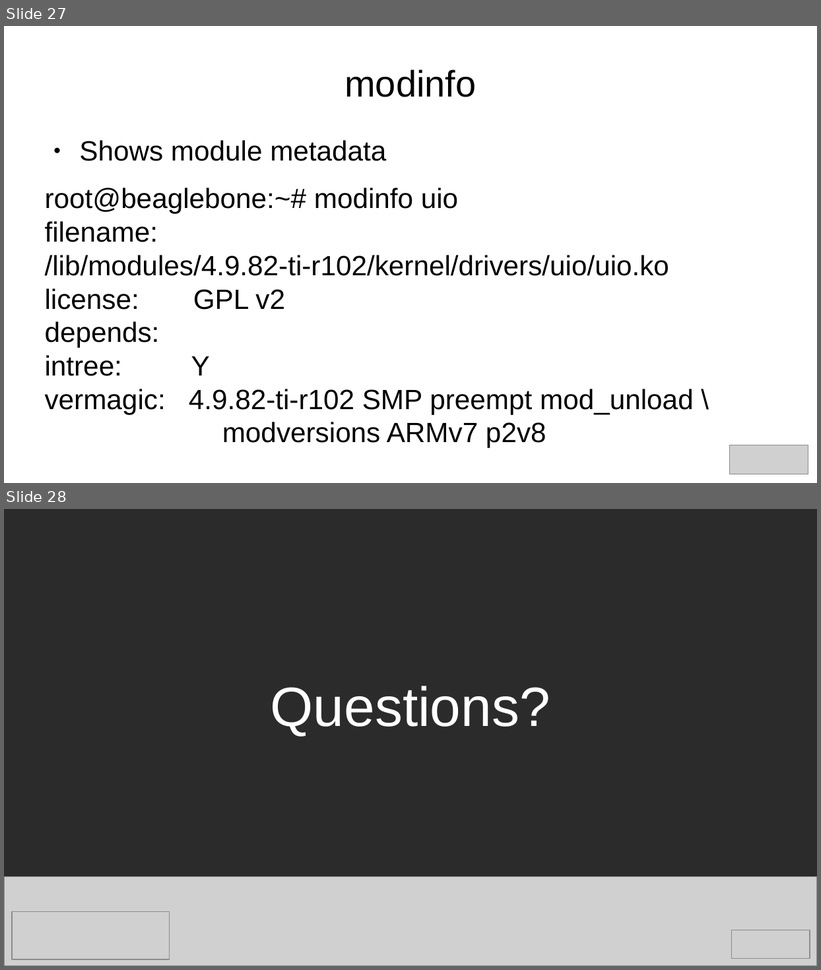
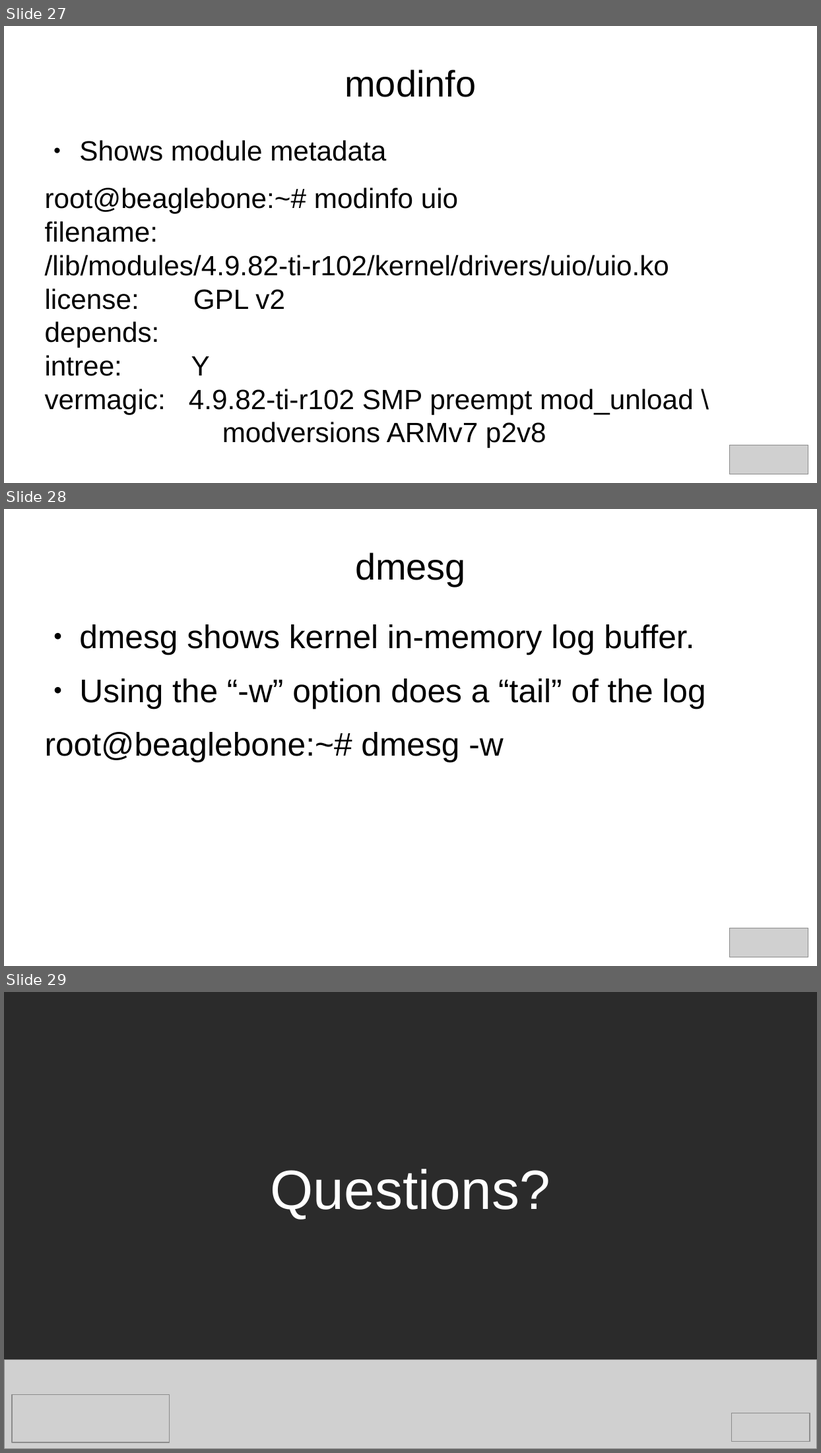
Before and after one commit to e-ale/Slides, a slide deck: modules-kbuild/src/kernel-modules-and-kbuild.odp. Shown one above the other, each under a label of ours: slides 27 and 28 before the commit, slides 27, 28 and 29 after it. The pictures are 821x970 and 821x1453 pixels, drawn with LibreOffice and Linux fonts; fonts in the diff are those of the drawing; grey boxes stand for pictures; background and template pictures are left out; a plain dark background stands for a picture behind light text. Boxes give left, top, right and bottom in pixels: in the first picture for what was removed or moved away, otherwise in the second. Text is boxed around its words. In the diff, an @@ line names an element or a change of style, - is before the commit and + after.

```diff
--- a/modules-kbuild/src/kernel-modules-and-kbuild.odp
+++ b/modules-kbuild/src/kernel-modules-and-kbuild.odp
@@ slide 28 added at (x1=4, y1=509, x2=817, y2=966), background #FFFFFF @@
@@ title added at (x1=355, y1=553, x2=466, y2=586), 36 pt, text #000000 @@
+dmesg
@@ text added at (x1=45, y1=625, x2=706, y2=762), 32 pt, text #000000 @@
+● dmesg shows kernel in-memory log buffer.
+● Using the “-w” option does a “tail” of the log
+root@beaglebone:~# dmesg -w
@@ picture added at (x1=730, y1=929, x2=809, y2=958) @@
@@ what was slide 28 is now slide 29 @@
```
Also in this commit, not shown: 1 slide changed, 1 other file.
